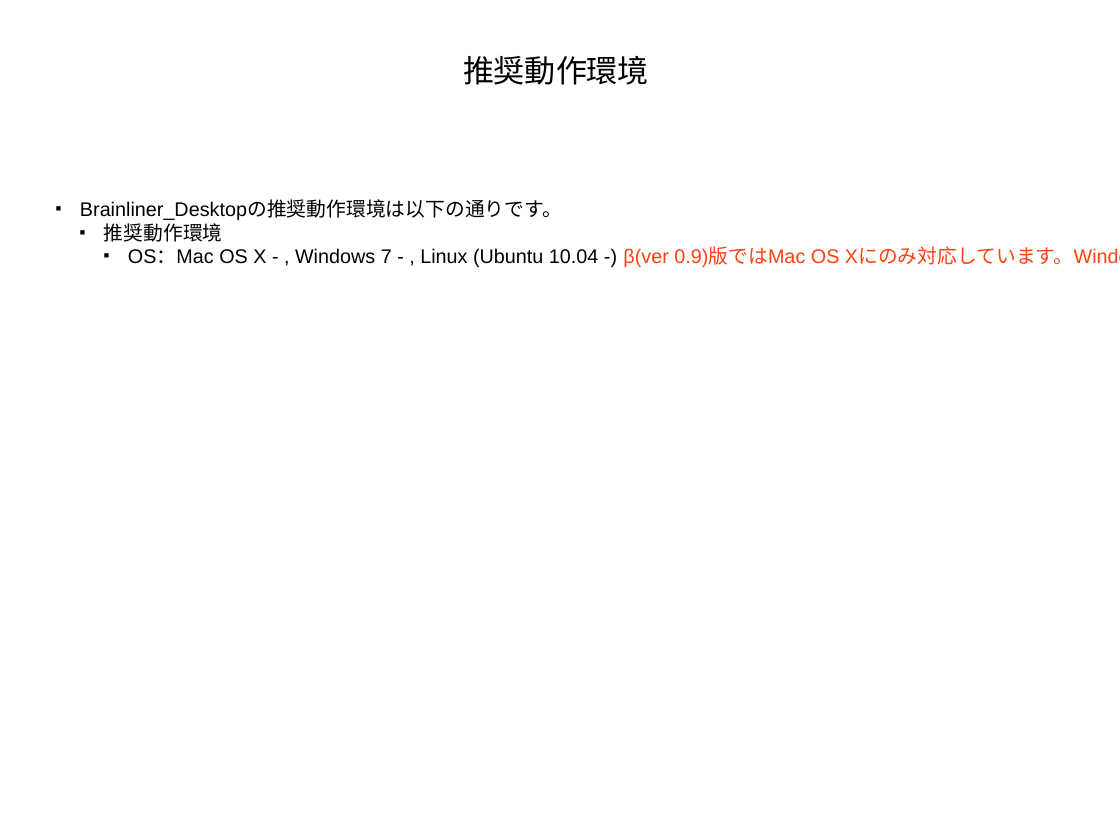
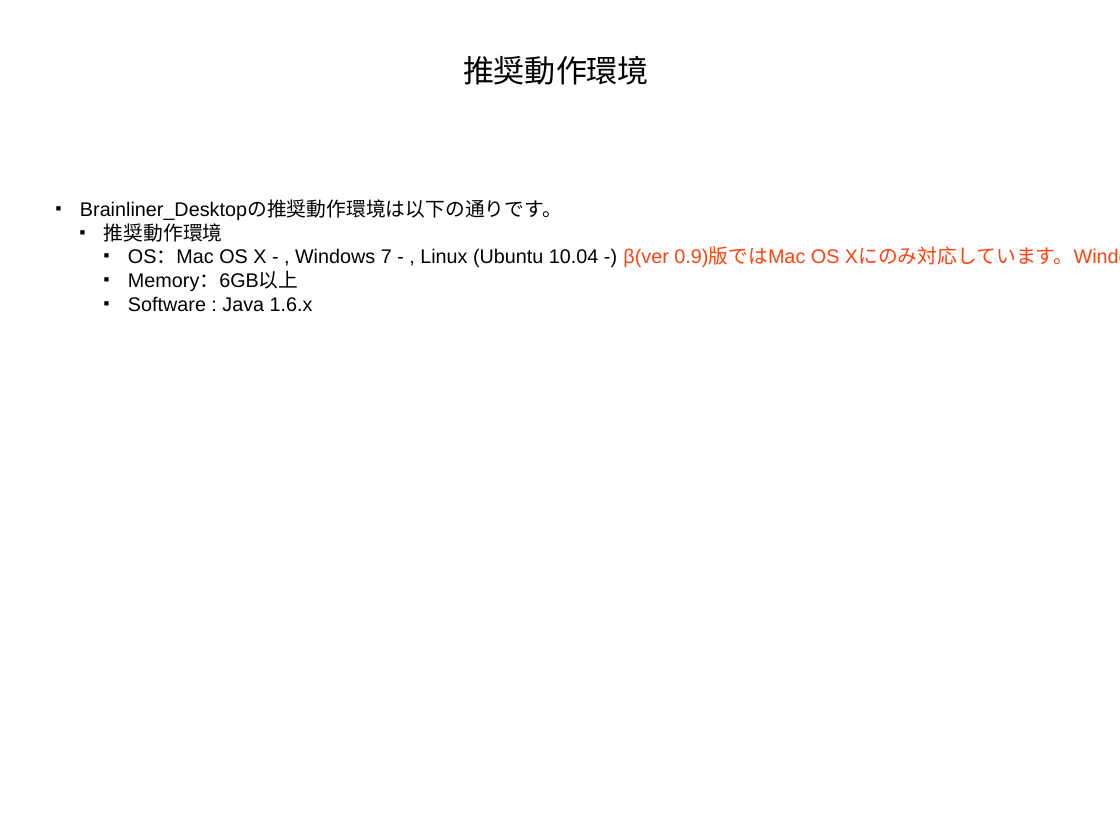
Before and after one commit to ATR-DNI/BrainLiner, a slide deck: slide 14 of docs/Brainliner_Desktop_Tutorial_for_Use.pptx. Drawn at 1120x840 pixels with LibreOffice and Linux fonts; fonts in the diff are those of the drawing; background and template pictures are left out. Boxes give left, top, right and bottom in pixels: in the first picture for what was removed or moved away, otherwise in the second. Text is boxed around its words. In the diff, an @@ line names an element or a change of style, - is before the commit and + after.

```diff
--- a/docs/Brainliner_Desktop_Tutorial_for_Use.pptx
+++ b/docs/Brainliner_Desktop_Tutorial_for_Use.pptx
@@ text at bbox=[128, 272, 313, 312]: paragraphs added @@
+    ■ Memory：6GB以上
+    ■ Software : Java 1.6.x
```
Also in this commit, not shown: 3 other slides changed, 1 slide added, 3 other files.
